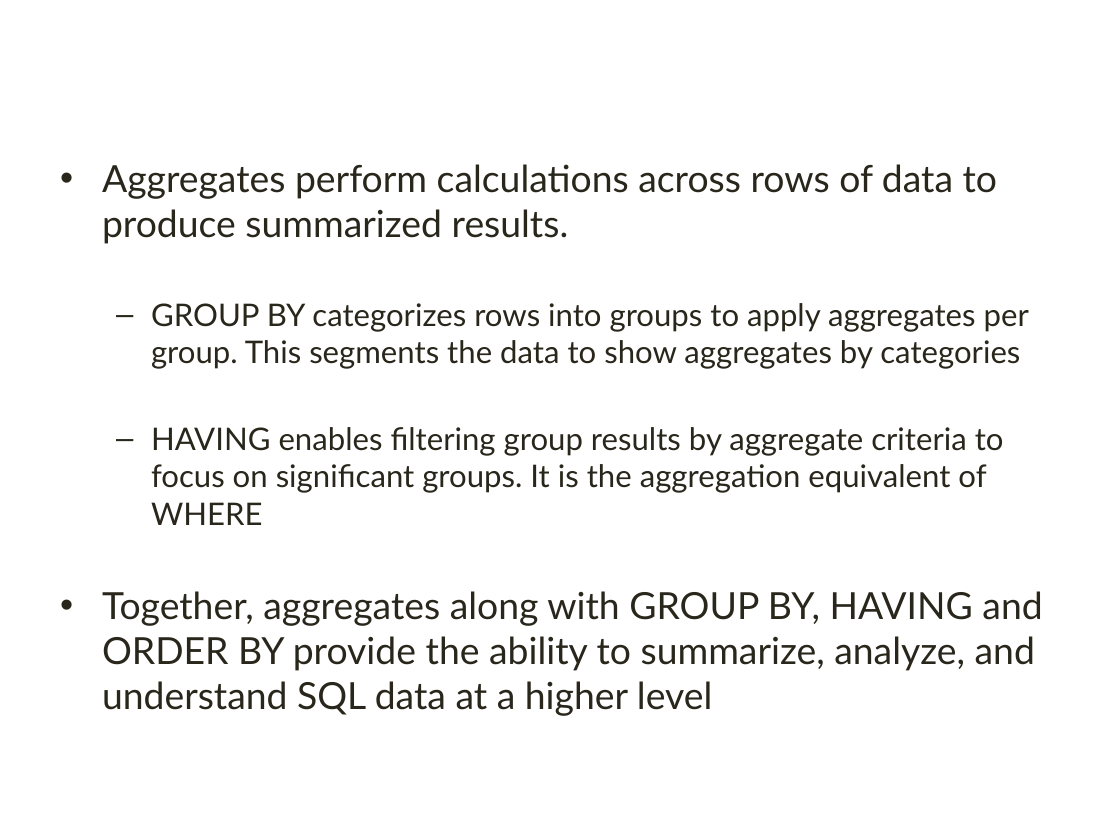
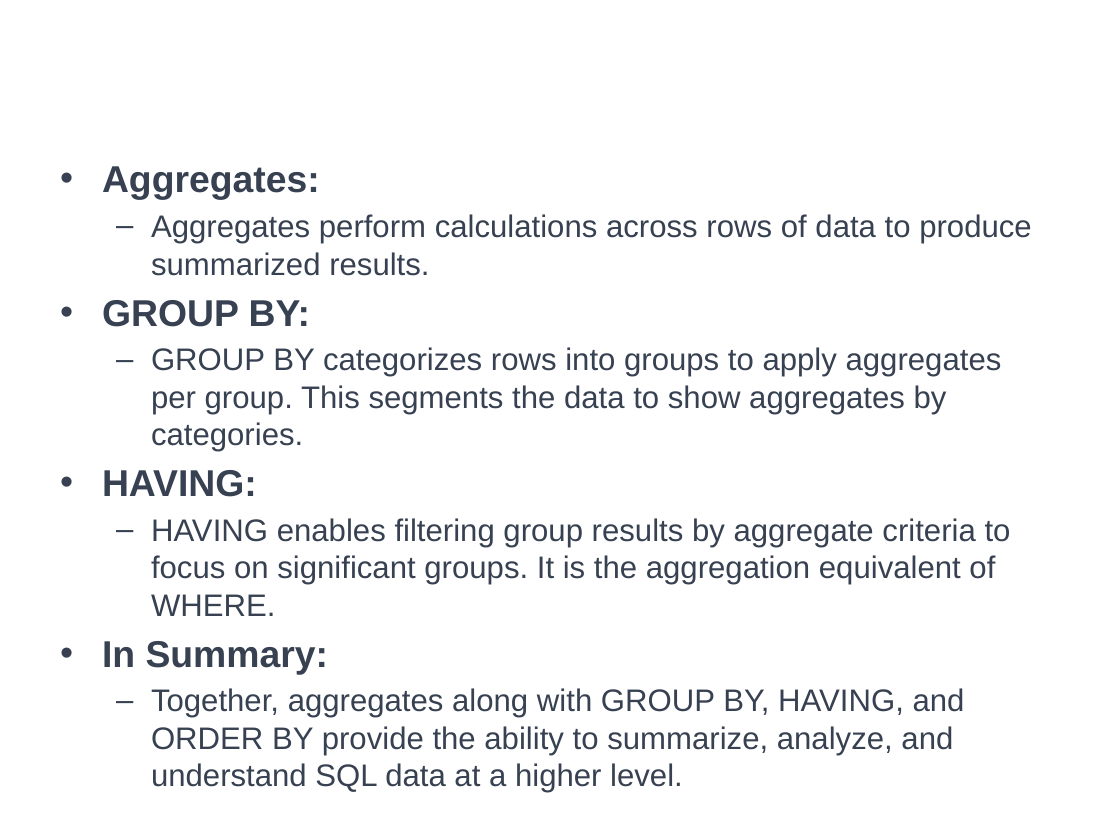
Before and after one commit to a099954/ABC-Program, a slide deck: slide 24 of SQL/Day 3 Aggregates/Aggregates.pptx (slide 21 before the commit). Drawn at 1120x840 pixels with LibreOffice and Linux fonts; fonts in the diff are those of the drawing; background and template pictures are left out. Boxes give left, top, right and bottom in pixels: in the first picture for what was removed or moved away, otherwise in the second. Text is boxed around its words. In the diff, an @@ line names an element or a change of style, - is before the commit and + after.

```diff
--- a/SQL/Day 3 Aggregates/Aggregates.pptx
+++ b/SQL/Day 3 Aggregates/Aggregates.pptx
@@ text at box(102, 166, 320, 200): paragraph added @@
+• Aggregates:
@@ text at box(151, 214, 1032, 276): size 24 to 20 pt, font Lato to Arial, text colour #29261B to #374151 in "Aggregates perform calculations across rows of data ..."; bullet • to –; list level 1 to 2 in "Aggregates perform calculations across rows ..." @@
@@ text at box(102, 300, 1011, 755): text changed; font Lato to Arial; text colour #29261B to #374151 @@
-  – GROUP BY categorizes rows into groups to apply aggregates per group. This segments the data to show aggregates by categories
-  – HAVING enables filtering group results by aggregate criteria to focus on significant groups. It is the aggregation equivalent of WHERE
-• Together, aggregates along with GROUP BY, HAVING and ORDER BY provide the ability to summarize, analyze, and understand SQL data at a higher level
+• GROUP BY:
+  – GROUP BY categorizes rows into groups to apply aggregates per group. This segments the data to show aggregates by categories.
+• HAVING:
+  – HAVING enables filtering group results by aggregate criteria to focus on significant groups. It is the aggregation equivalent of WHERE.
+• In Summary:
+  – Together, aggregates along with GROUP BY, HAVING, and ORDER BY provide the ability to summarize, analyze, and understand SQL data at a higher level.
```
Also in this commit, not shown: 19 other slides changed, 3 slides added, 16 other files.
